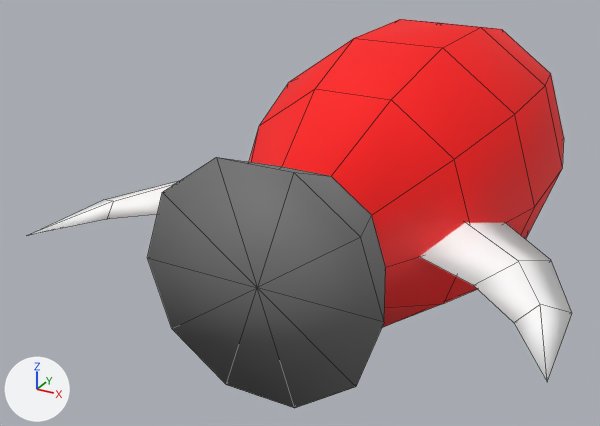
The FBX model Assets/Models/rocket.fbx as it was, and as the next commit left it.
Both versions are drawn from a 50 mm lens placed at (3.68, -7.1, 3.79), pointed at (-1.19, 1.75, -0.64). The lights are fixed; the arrows at lower left show +X, +Y and +Z. Mesh edges are drawn as thin lines. Where no turn or scale is listed for an object, it has been applied to the vertices.

The first picture shows 'Rocket'.
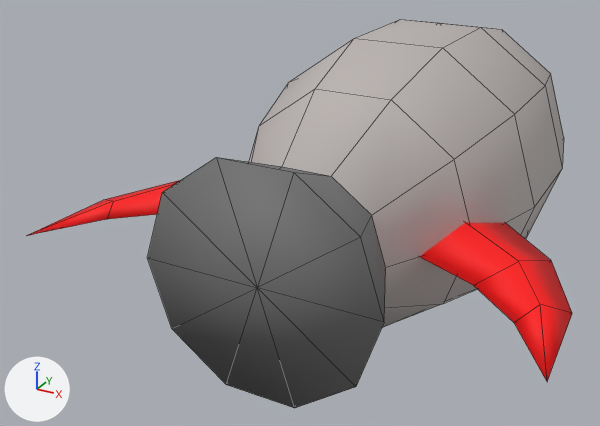
Commit message: Adjust rocket model

The change, as a diff of the scene's bpy script:
```diff
--- a/Assets/Models/rocket.fbx.py
+++ b/Assets/Models/rocket.fbx.py
@@ mat_rocket @@
 mat_rocket = principled_material('Rocket')
-mat_rocket.base_color = (1.0, 0.0, 0.0)  # red #ff0000
+mat_rocket.base_color = (0.492, 0.454, 0.44)  # grey #bab4b1
 mat_rocket.roughness = 0.69
@@ mat_highlights @@
 mat_highlights = principled_material('Highlights')
-mat_highlights.base_color = (1.0, 1.0, 1.0)  # white #ffffff
+mat_highlights.base_color = (1.0, 0.0, 0.0)  # red #ff0000
 mat_highlights.roughness = 0.69
```

What differs and where, as boxes [x1, y1, x2, y2] in the pictures (600 x 426 px):
'Rocket', recoloured (red to grey)
    both: [29, 19, 572, 381]
